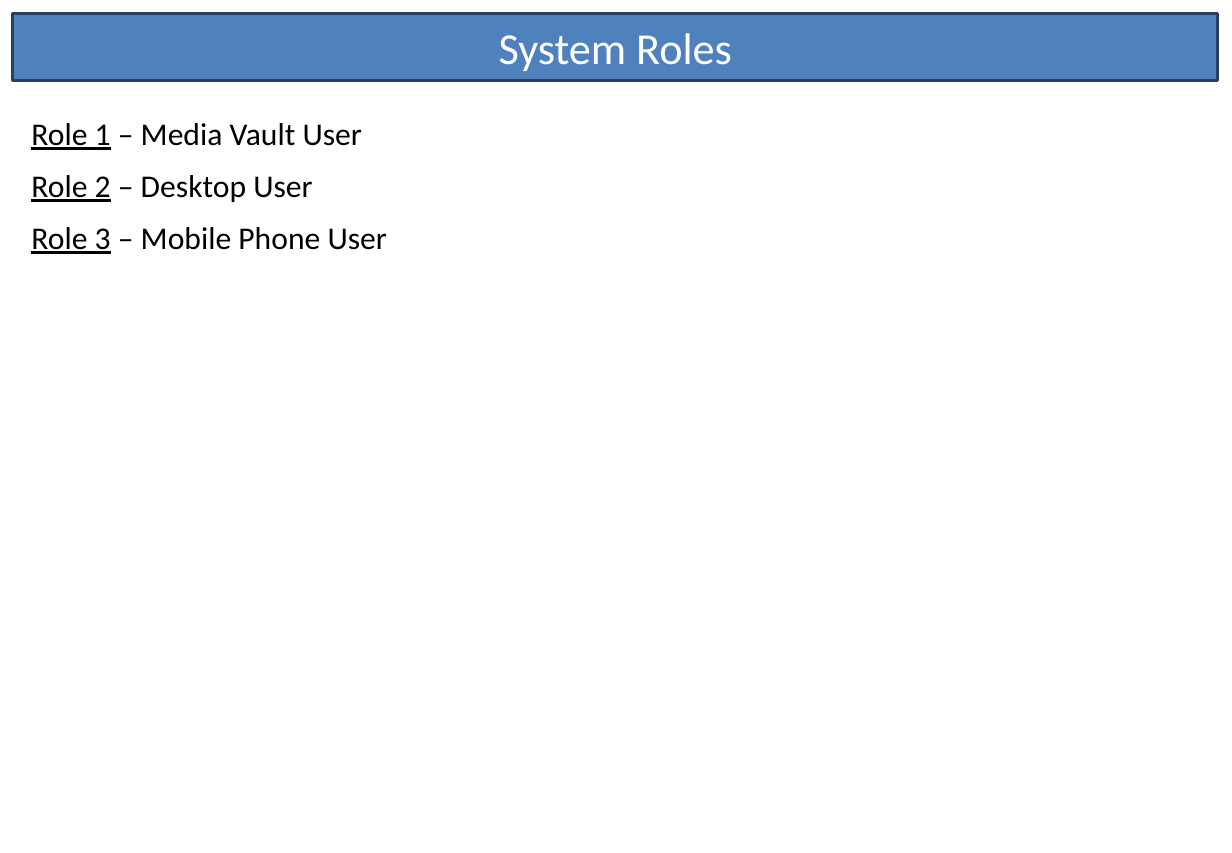
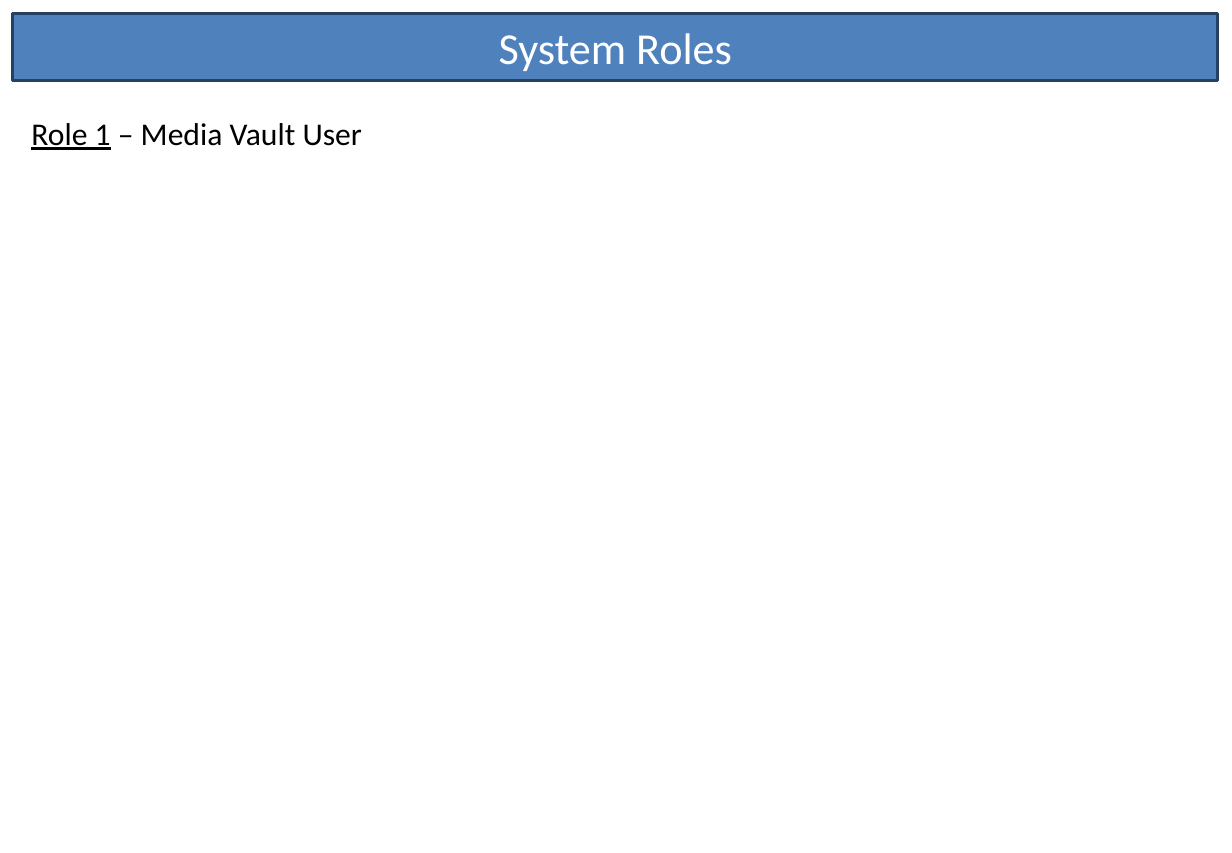
Before and after one commit to Lewibra/IFB299, a slide deck: slide 3 of Stories/Story Cards.pptx (slide 1 before the commit). Drawn at 1232x853 pixels with LibreOffice and Linux fonts; fonts in the diff are those of the drawing. Boxes give left, top, right and bottom in pixels: in the first picture for what was removed or moved away, otherwise in the second. Text is boxed around its words. In the diff, an @@ line names an element or a change of style, - is before the commit and + after.

```diff
--- a/Stories/Story Cards.pptx
+++ b/Stories/Story Cards.pptx
@@ text at (31, 175, 387, 254): paragraphs removed @@
-Role 2 – Desktop User
-Role 3 – Mobile Phone User
```
Also in this commit, not shown: 1 other slide changed, 2 slides added, 1 slide removed, 1 other file.
